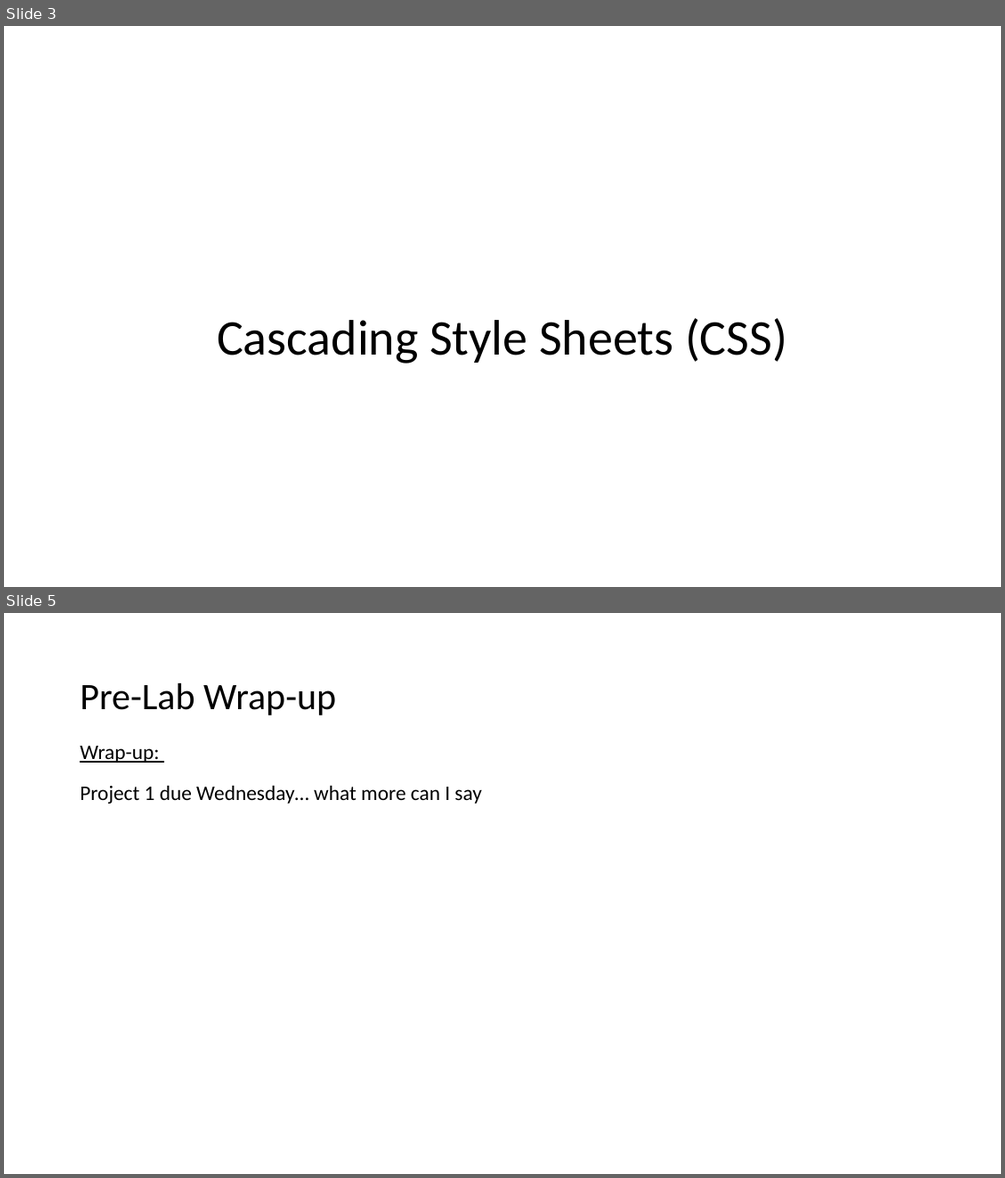
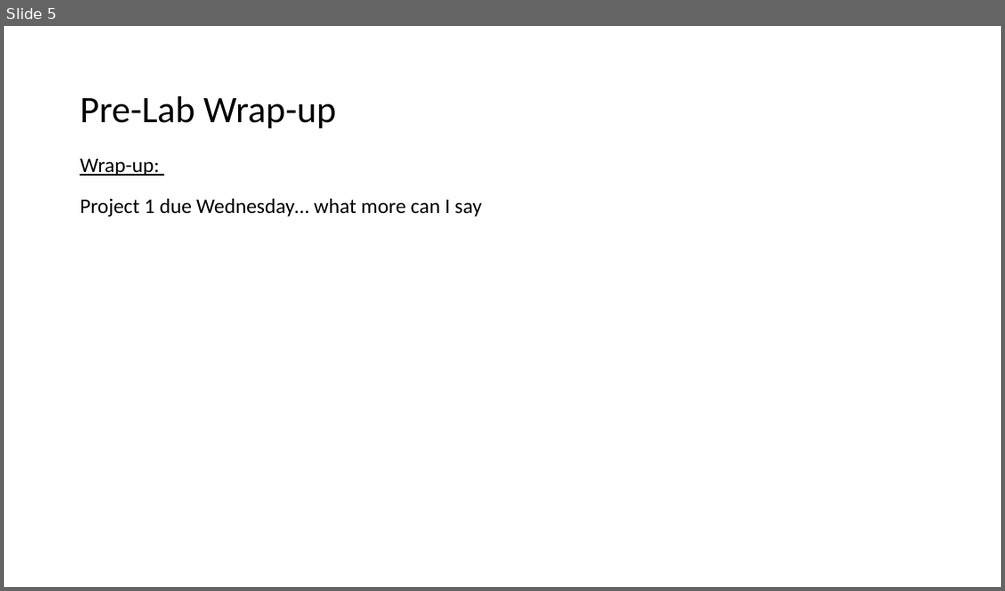
Before and after one commit to EricJPogue/www-epogue-info, a slide deck: CPSC-24700/Presentations/session-09.pptx. Shown one above the other, each under a label of ours: slides 3 and 5 before the commit, slide 5 after it; the slides between them are not shown. The pictures are 1005x1178 and 1005x591 pixels, drawn with LibreOffice and Linux fonts; fonts in the diff are those of the drawing. Boxes give left, top, right and bottom in pixels: in the first picture for what was removed or moved away, otherwise in the second. Text is boxed around its words. In the diff, an @@ line names an element or a change of style, - is before the commit and + after.

```diff
--- a/CPSC-24700/Presentations/session-09.pptx
+++ b/CPSC-24700/Presentations/session-09.pptx
@@ slide 3 removed at (4, 26, 1001, 587), background #FFFFFF @@
@@ title removed at (217, 318, 787, 363) @@
-Cascading Style Sheets (CSS)
```
Also in this commit, not shown: 4 slides changed, 1 slide added, 1 other slide removed, 11 other files.
